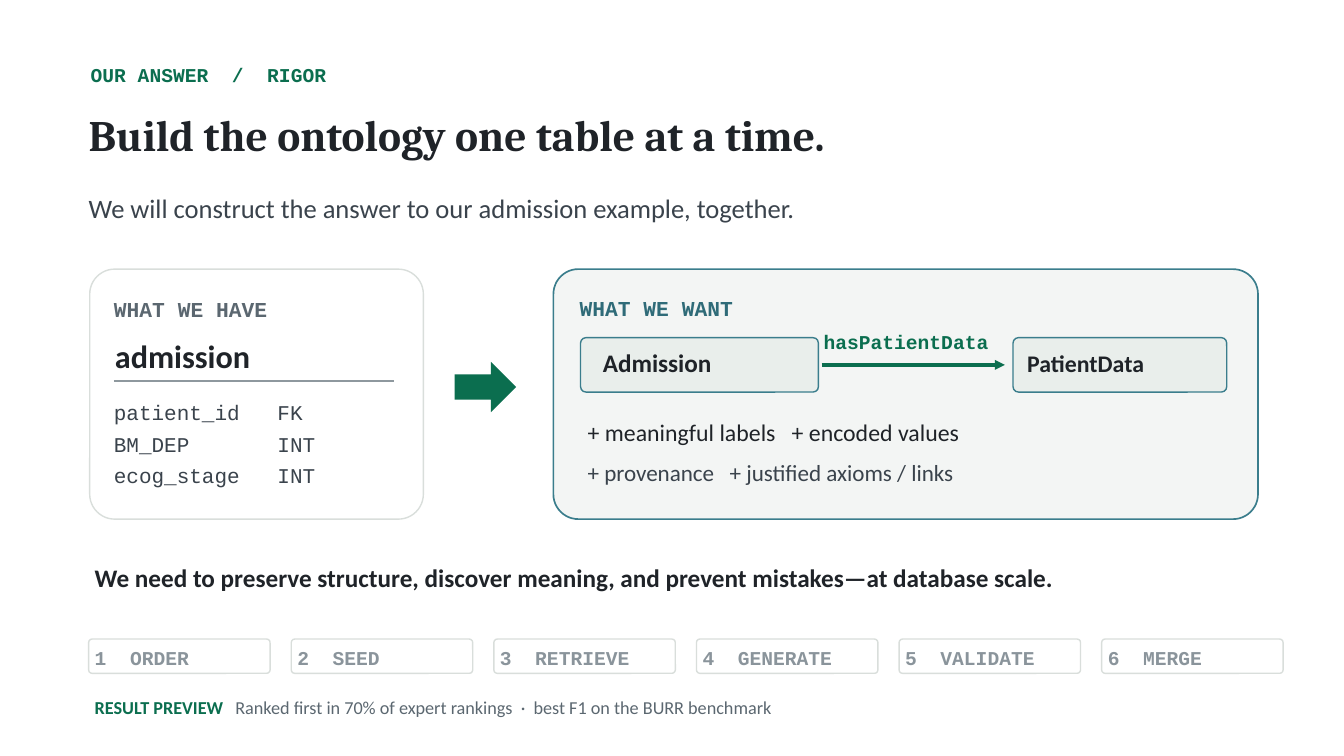
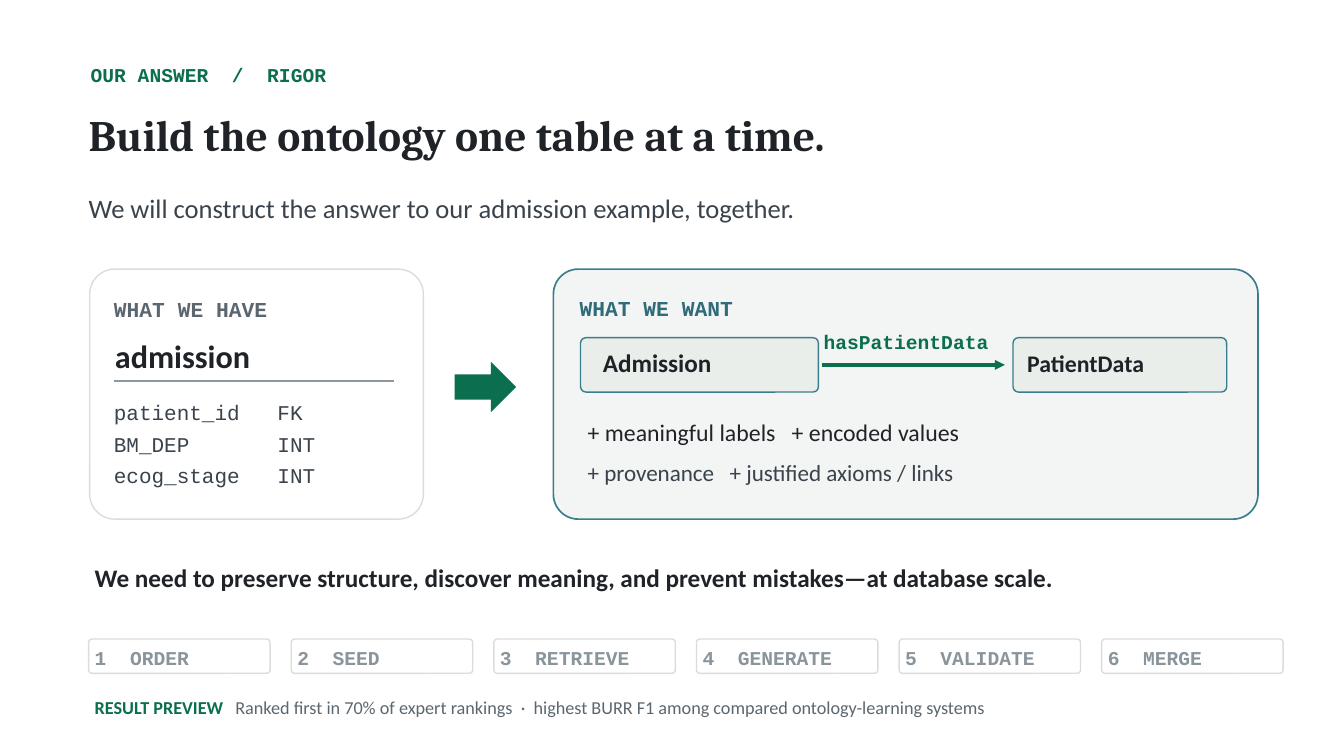
Before and after one commit to NadeenAhmad/rigor_private, a slide deck: slide 5 of presentation/RIGOR_ISWC2026.pptx. Drawn at 1344x756 pixels with LibreOffice and Linux fonts; fonts in the diff are those of the drawing. Boxes give left, top, right and bottom in pixels: in the first picture for what was removed or moved away, otherwise in the second. Text is boxed around its words. In the diff, an @@ line names an element or a change of style, - is before the commit and + after.

```diff
--- a/presentation/RIGOR_ISWC2026.pptx
+++ b/presentation/RIGOR_ISWC2026.pptx
@@ text at (x1=95, y1=701, x2=984, y2=717): text changed @@
-RESULT PREVIEW Ranked first in 70% of expert rankings · best F1 on the BURR benchmark
+RESULT PREVIEW Ranked first in 70% of expert rankings · highest BURR F1 among compared ontology-learning systems
```
Also in this commit, not shown: 1 other slide changed, 1 slide added, 1 slide removed, 8 other files.
